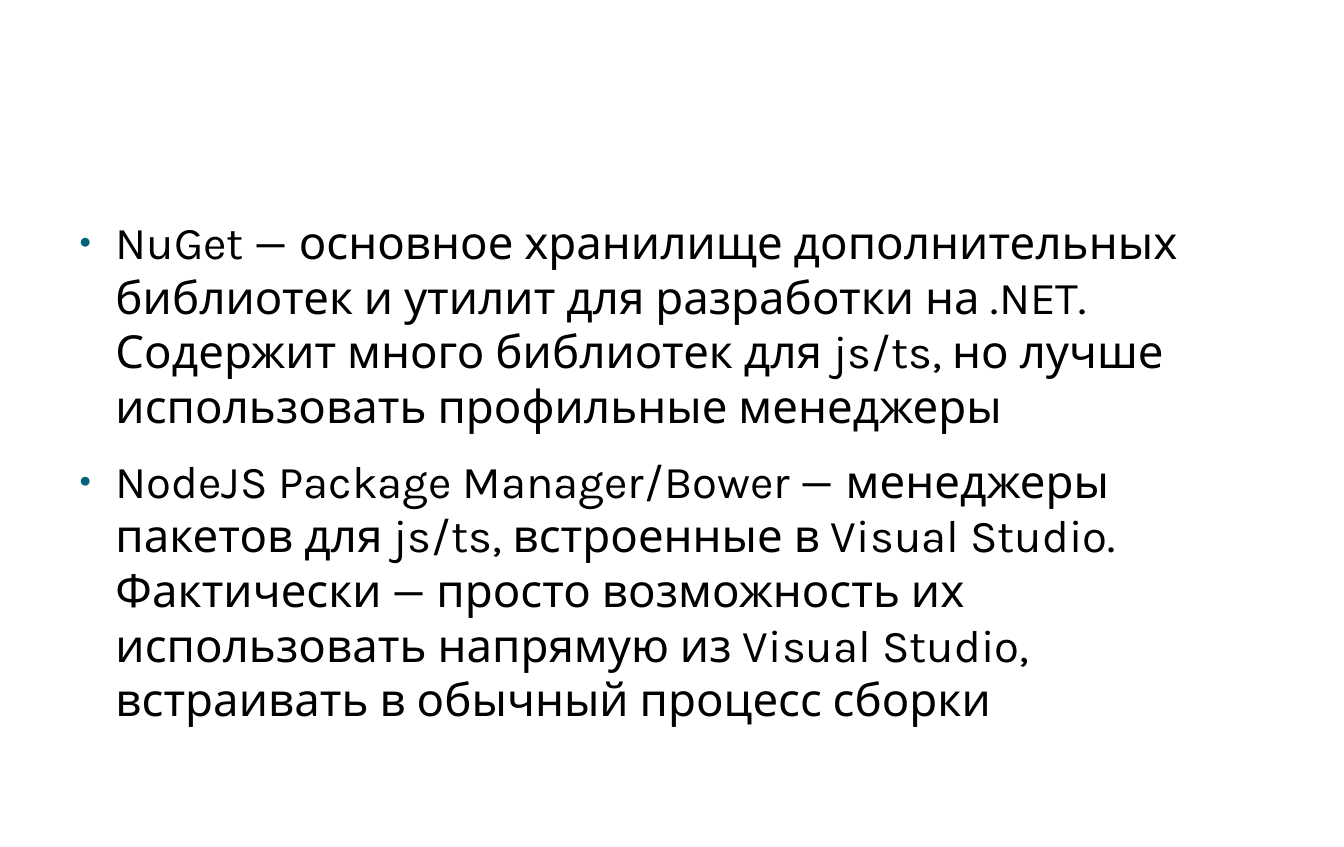
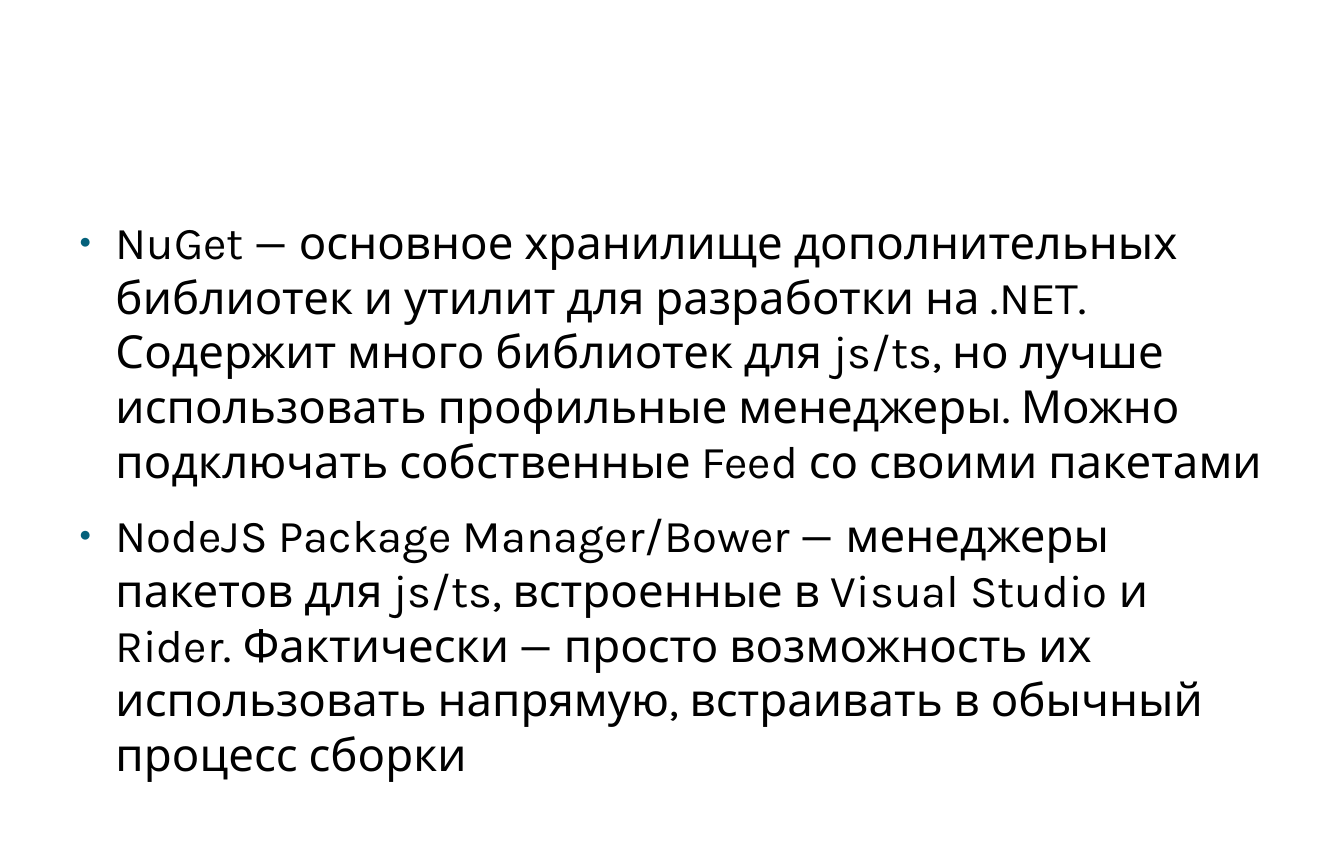
Before and after one commit to klimenkoAnna/DeveloperInstrumentalTools, a slide deck: slide 7 of docs/ETU DIT #1.pptx (slide 5 before the commit). Drawn at 1344x847 pixels with LibreOffice and Linux fonts; fonts in the diff are those of the drawing; background and template pictures are left out. Boxes give left, top, right and bottom in pixels: in the first picture for what was removed or moved away, otherwise in the second. Text is boxed around its words. In the diff, an @@ line names an element or a change of style, - is before the commit and + after.

```diff
--- a/docs/ETU DIT #1.pptx
+++ b/docs/ETU DIT #1.pptx
@@ text at bbox=[115, 230, 1261, 727]: text changed @@
-● NuGet — основное хранилище дополнительных библиотек и утилит для разработки на .NET. Содержит много библиотек для js/ts, но лучше использовать профильные менеджеры
-● NodeJS Package Manager/Bower — менеджеры пакетов для js/ts, встроенные в Visual Studio. Фактически — просто возможность их использовать напрямую из Visual Studio, встраивать в обычный процесс сборки
+● NuGet — основное хранилище дополнительных библиотек и утилит для разработки на .NET. Содержит много библиотек для js/ts, но лучше использовать профильные менеджеры. Можно подключать собственные Feed со своими пакетами
+● NodeJS Package Manager/Bower — менеджеры пакетов для js/ts, встроенные в Visual Studio и Rider. Фактически — просто возможность их использовать напрямую, встраивать в обычный процесс сборки
```
Also in this commit, not shown: 5 other slides changed, 2 slides added, 2 slides removed.
